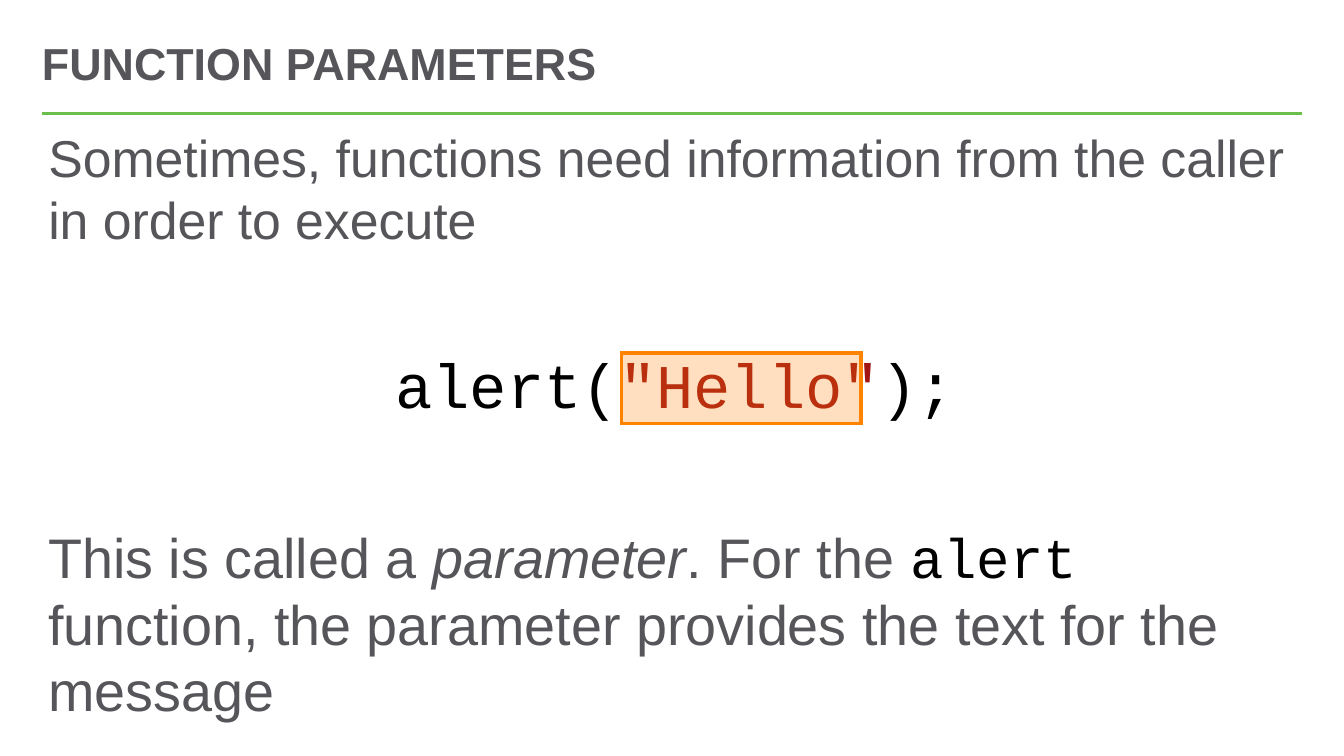
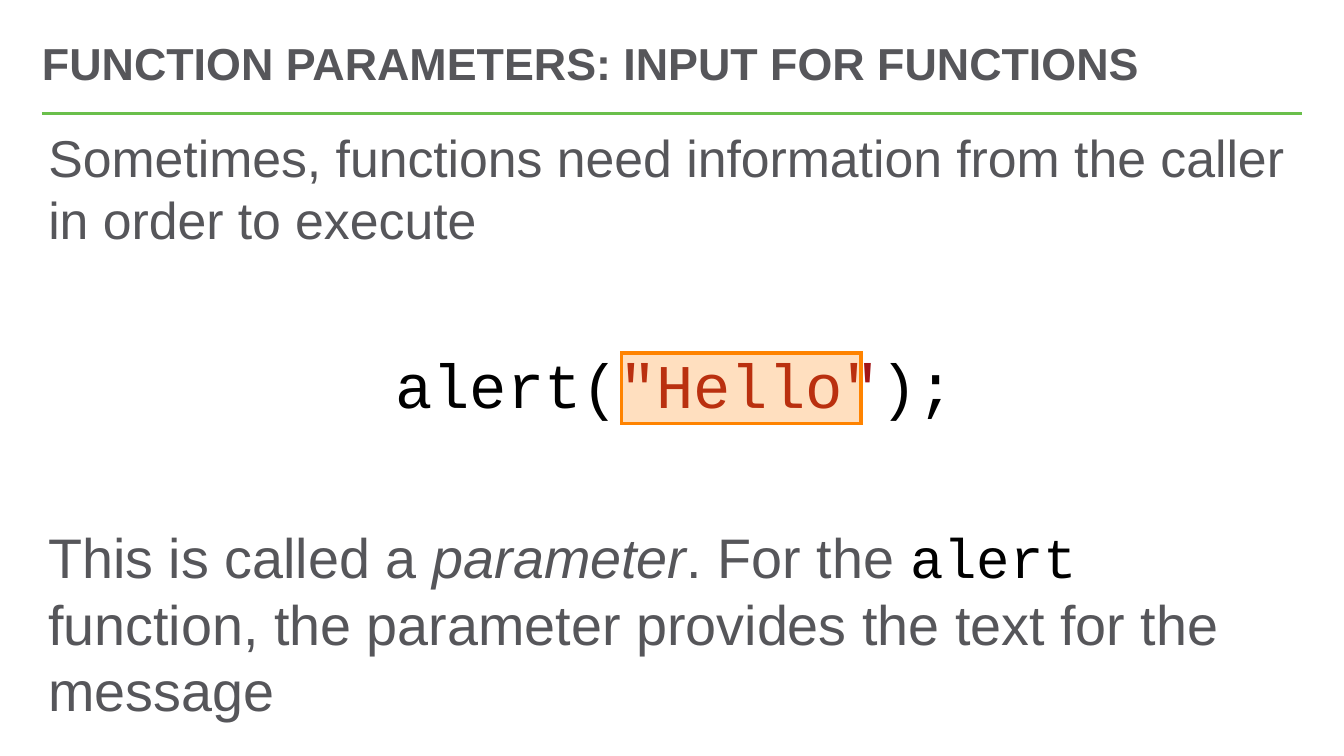
Before and after one commit to hytechclub/web-102, a slide deck: slide 6 of Week08/FunctionParameters.pptx. Drawn at 1344x756 pixels with LibreOffice and Linux fonts; fonts in the diff are those of the drawing. Boxes give left, top, right and bottom in pixels: in the first picture for what was removed or moved away, otherwise in the second. Text is boxed around its words. In the diff, an @@ line names an element or a change of style, - is before the commit and + after.

```diff
--- a/Week08/FunctionParameters.pptx
+++ b/Week08/FunctionParameters.pptx
@@ title at [42,48,1138,81]: text changed @@
-FUNCTION PARAMETERS
+FUNCTION PARAMETERS: INPUT FOR FUNCTIONS
```
Also in this commit, not shown: 6 other slides changed, 5 slides added.
